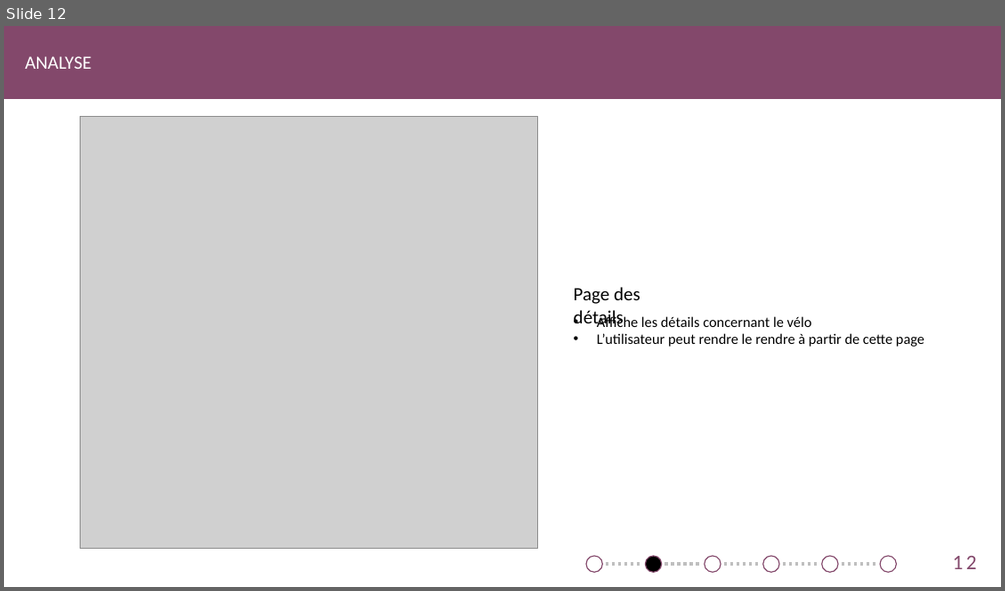
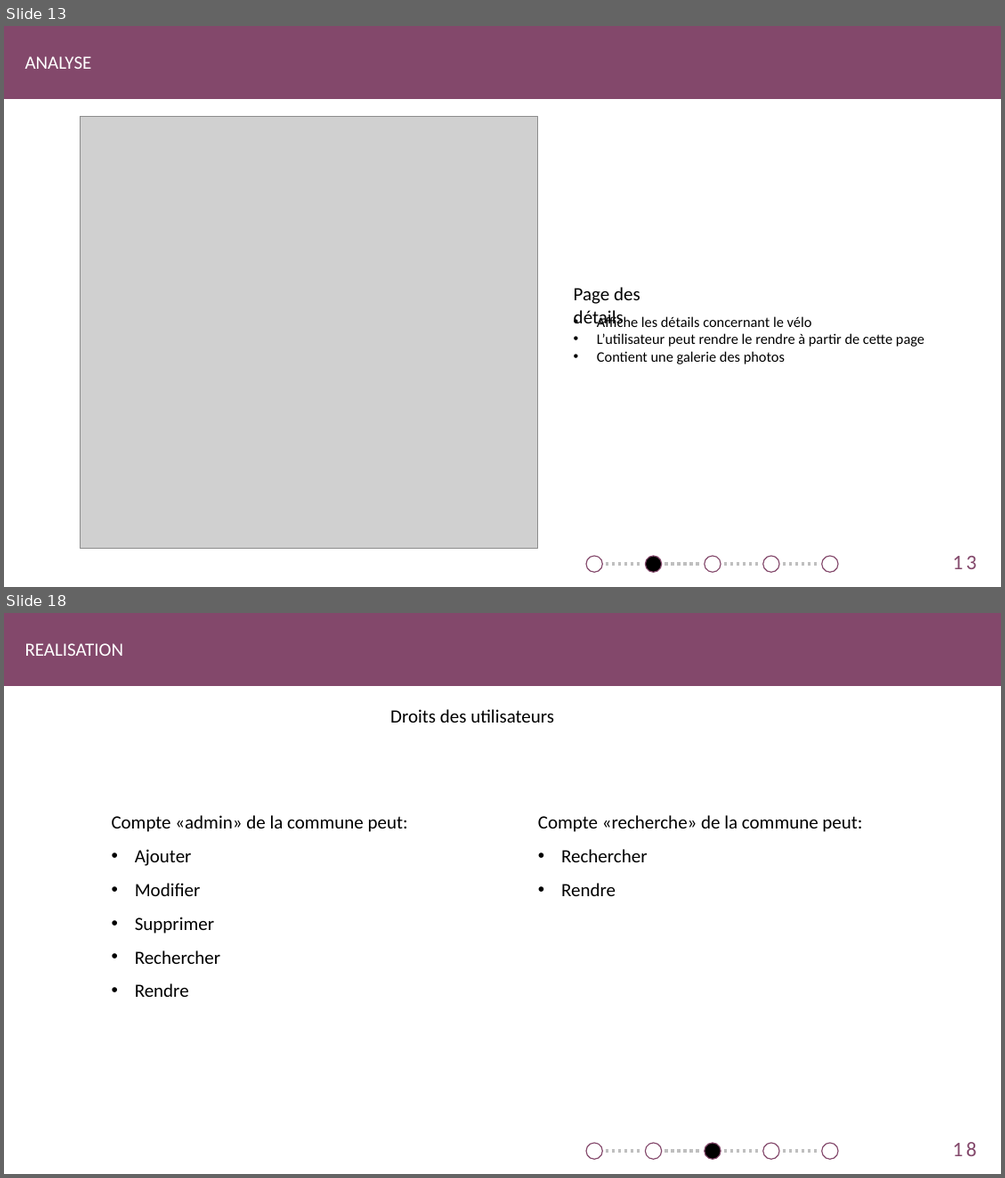
Before and after one commit to SweetDjsnow/TPI_GitHub, a slide deck: Documentation/Found Your Bike.pptx. Shown one above the other, each under a label of ours: slide 12 before the commit, slides 13 and 18 after it; the slides between them are not shown. The pictures are 1005x591 and 1005x1178 pixels, drawn with LibreOffice and Linux fonts; fonts in the diff are those of the drawing; grey boxes stand for pictures. Boxes give left, top, right and bottom in pixels: in the first picture for what was removed or moved away, otherwise in the second. Text is boxed around its words. In the diff, an @@ line names an element or a change of style, - is before the commit and + after.

Commit message:
Ajout donneur

```diff
--- a/Documentation/Found Your Bike.pptx
+++ b/Documentation/Found Your Bike.pptx
@@ slide 18 added at (x1=4, y1=613, x2=1001, y2=1174), background #FFFFFF @@
@@ rectangle added at (x1=4, y1=613, x2=1001, y2=686), fill #83486B, outline #83486B 1 pt @@
@@ text added at (x1=25, y1=643, x2=124, y2=656), 18 pt, text #FFFFFF @@
+REALISATION
@@ text added at (x1=390, y1=709, x2=554, y2=722), 18 pt, text #000000 @@
+Droits des utilisateurs
@@ text added at (x1=112, y1=815, x2=408, y2=997), 18 pt, text #000000 @@
+Compte «admin» de la commune peut:
+• Ajouter
+• Modifier
+• Supprimer
+• Rechercher
+• Rendre
@@ text added at (x1=538, y1=815, x2=862, y2=896), 18 pt, text #000000 @@
+Compte «recherche» de la commune peut:
+• Rechercher
+• Rendre
@@ ellipse added at (x1=587, y1=1143, x2=603, y2=1159), fill #FFFFFF, outline #83486B 1 pt @@
@@ ellipse added at (x1=646, y1=1143, x2=662, y2=1159), fill #FFFFFF, outline #83486B 1 pt @@
@@ ellipse added at (x1=704, y1=1143, x2=721, y2=1159), fill #000000, outline #83486B 1 pt @@
@@ ellipse added at (x1=763, y1=1143, x2=779, y2=1159), fill #FFFFFF, outline #83486B 1 pt @@
@@ ellipse added at (x1=822, y1=1143, x2=839, y2=1159), fill #FFFFFF, outline #83486B 1 pt @@
@@ page number added at (x1=953, y1=1142, x2=977, y2=1156), 20 pt, text #83486B @@
+18
@@ line added from (606, 1151) to (642, 1151), #BFBFBF 3 pt dashed @@
@@ line added from (665, 1151) to (701, 1151), #BFBFBF 3 pt dashed @@
@@ line added from (724, 1151) to (760, 1151), #BFBFBF 3 pt dashed @@
@@ line added from (783, 1151) to (818, 1151), #BFBFBF 3 pt dashed @@
@@ what was slide 12 is now slide 13 @@
@@ slide 13 changed as well @@
@@ text at (x1=597, y1=351, x2=785, y2=364): paragraph added @@
+• Contient une galerie des photos
@@ ellipse removed at (x1=881, y1=556, x2=897, y2=572) @@
@@ page number at (x1=953, y1=556, x2=977, y2=569): text changed @@
-12
+13
@@ line removed from (841, 564) to (877, 564) @@
```
Also in this commit, not shown: 11 other slides changed, 7 other slides added, 2 other files.
